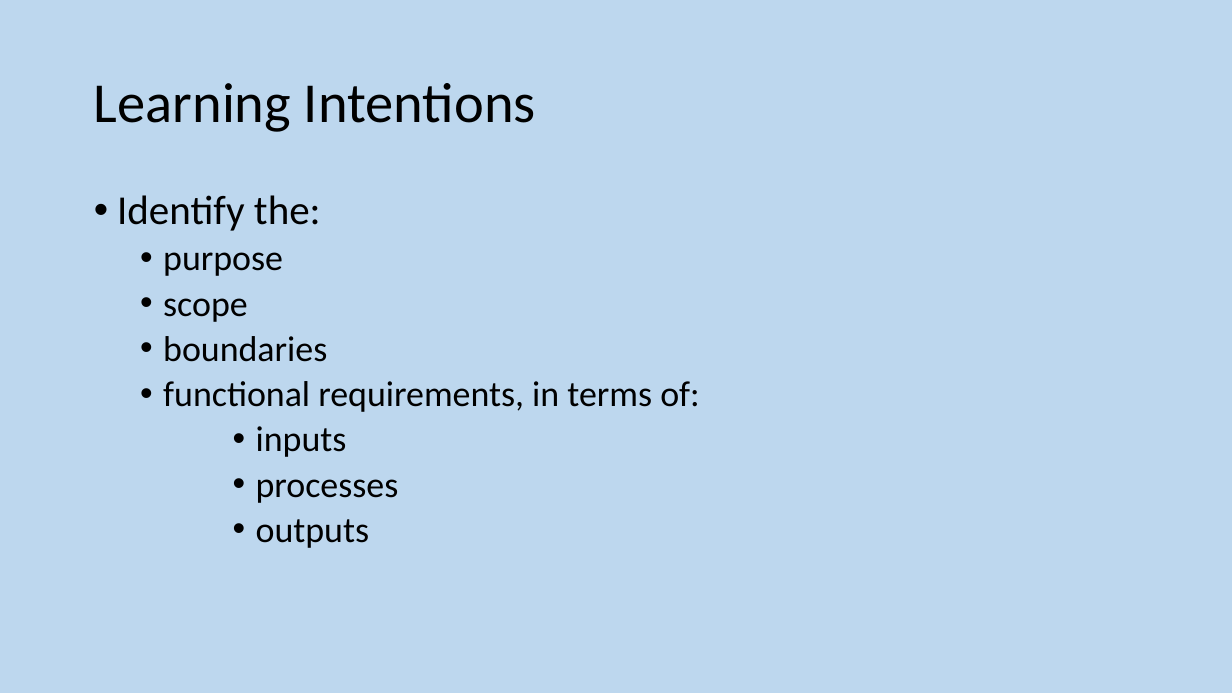
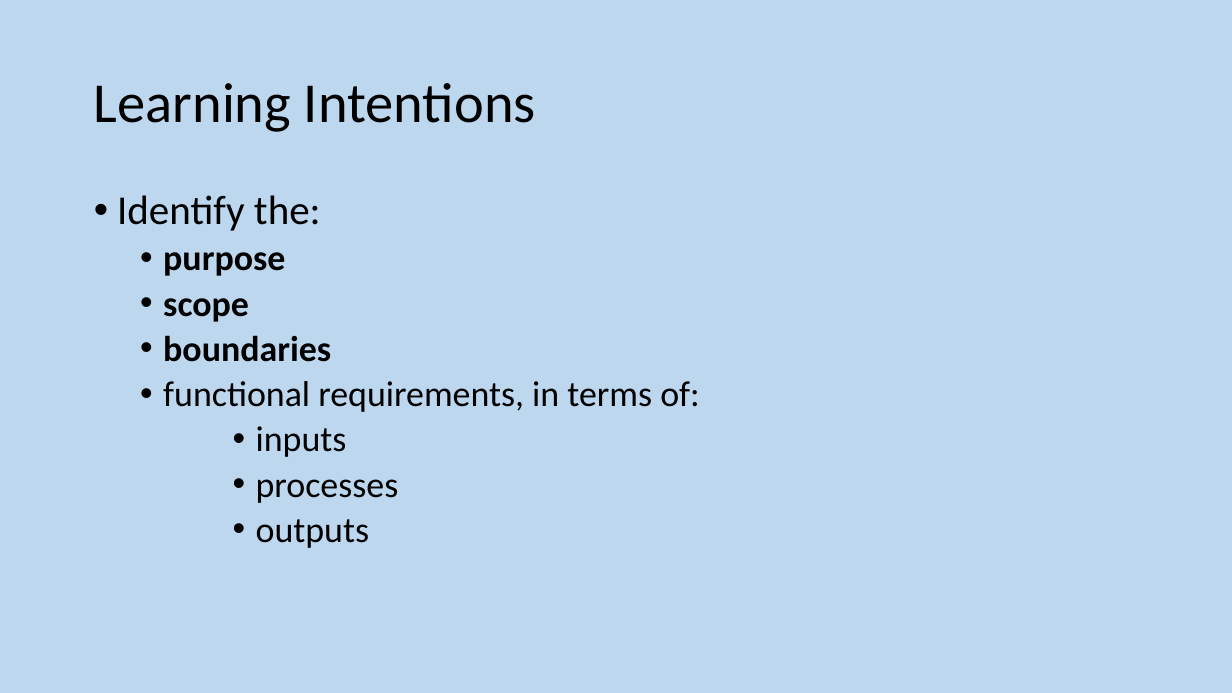
Before and after one commit to MrFriendCS/MrFriendCS.github.io, a slide deck: slide 139 of higher/sdd/H CS SDD Slides.pptx (slide 138 before the commit). Drawn at 1232x693 pixels with LibreOffice and Linux fonts; fonts in the diff are those of the drawing. Boxes give left, top, right and bottom in pixels: in the first picture for what was removed or moved away, otherwise in the second. Text is boxed around its words. In the diff, an @@ line names an element or a change of style, - is before the commit and + after.

```diff
--- a/higher/sdd/H CS SDD Slides.pptx
+++ b/higher/sdd/H CS SDD Slides.pptx
@@ text at [163, 252, 331, 362]: bold on in "purpose", "scope", "boundaries" @@
```
Also in this commit, not shown: 4 other slides changed, 10 slides added, 4 slides removed.
